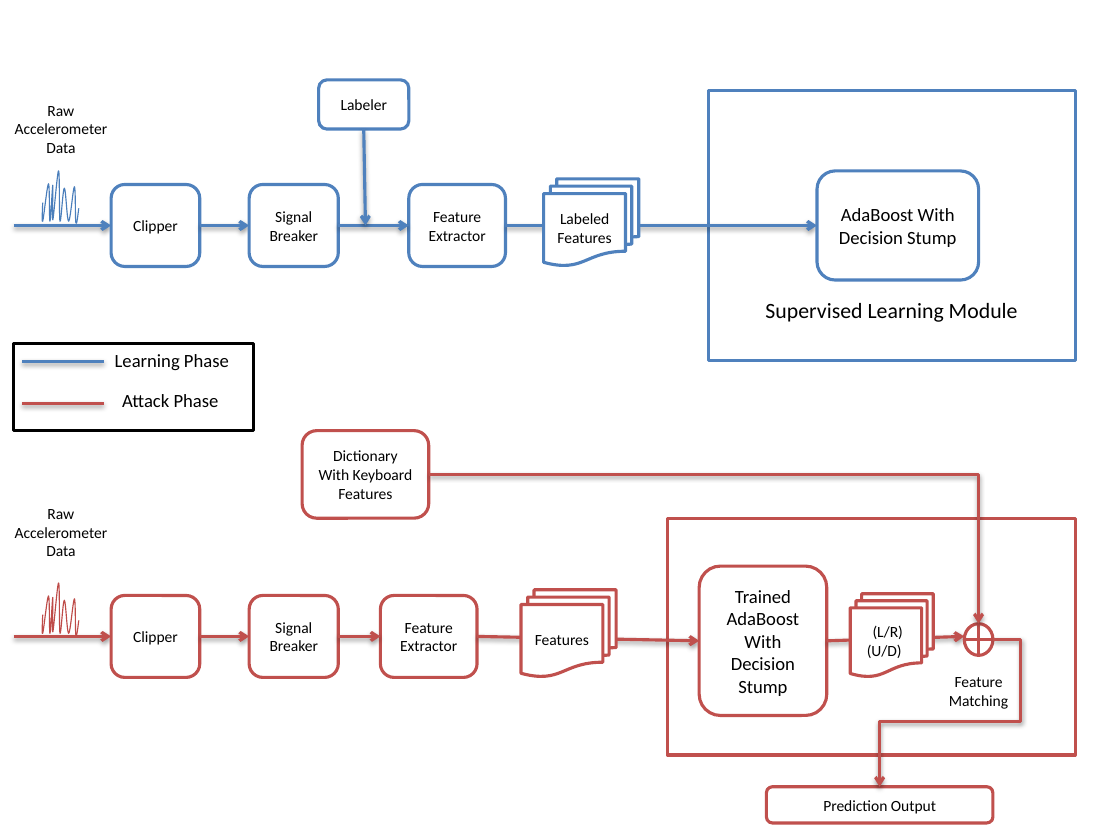
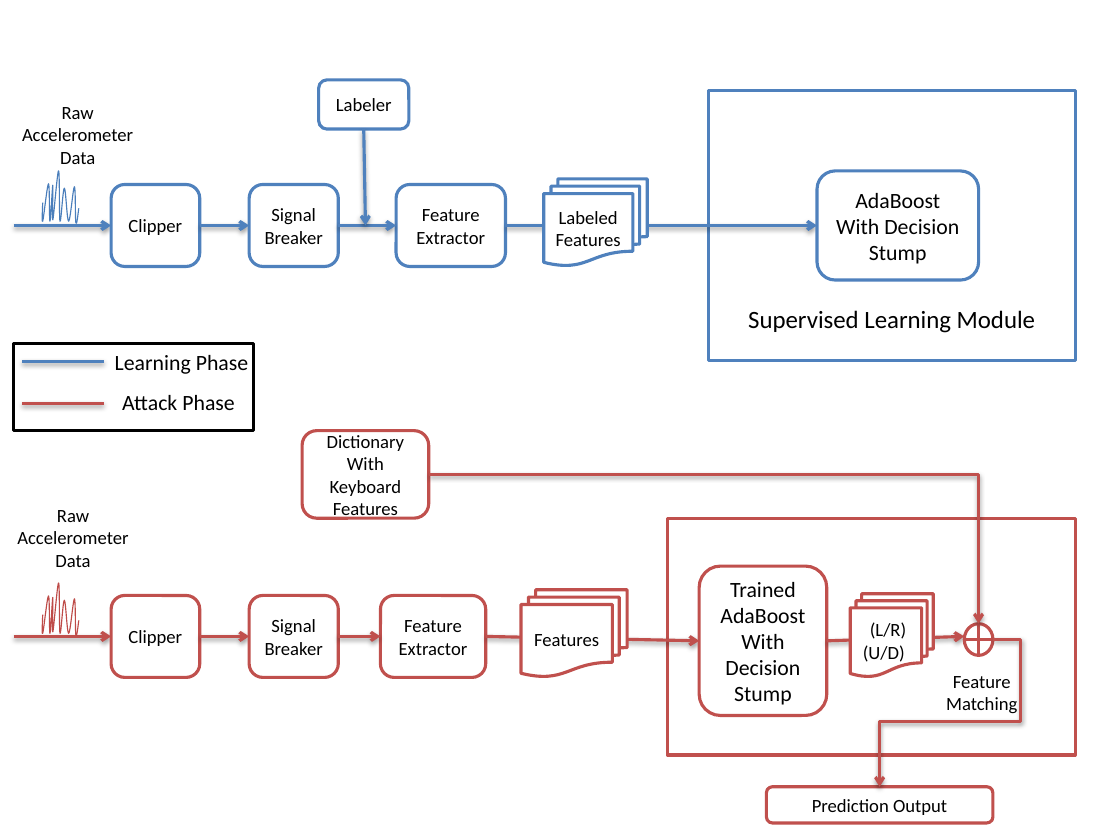
Before and after one commit to naturegirl/EavesDroid, a slide deck: slide 1 of paper/flowchart1.pptx. Drawn at 1120x840 pixels with LibreOffice and Linux fonts; fonts in the diff are those of the drawing. Boxes give left, top, right and bottom in pixels: in the first picture for what was removed or moved away, otherwise in the second. Text is boxed around its words. In the diff, an @@ line names an element or a change of style, - is before the commit and + after.

Commit message:
flowchart1 font

```diff
--- a/paper/flowchart1.pptx
+++ b/paper/flowchart1.pptx
@@ size 10 to 12 pt in 15 elements at [111,185,199,267], [249,185,338,267], [319,80,410,129], [111,596,199,678], [249,596,338,678], [302,431,429,519], [850,594,933,676], [766,786,992,822], [543,179,646,265], [381,596,486,678], [521,590,627,676], [396,185,506,267], [946,676,1017,714], [17,510,128,567], [22,107,133,164] @@
@@ rectangle "Supervised Learning Module" at [708,91,1075,361]: size 14 to 16 pt @@
@@ flow chart multidocument "Labeled": place and size @@
-flow chart multidocument "Labeled" at [543,179,638,265]
+flow chart multidocument "Labeled" at [543,179,646,265]
@@ rounded rectangle "Feature Extractor": place and size @@
-rounded rectangle "Feature Extractor" at [409,185,505,267]
+rounded rectangle "Feature Extractor" at [396,185,506,267]
@@ arrow moved from (338, 225) - (409, 225) to (338, 225) - (396, 225) @@
@@ size 12 to 14 pt in 4 elements at [816,171,978,280], [699,566,827,715], [122,395,235,410], [115,355,249,374] @@
@@ rounded rectangle "Feature Extractor": place and size @@
-rounded rectangle "Feature Extractor" at [381,596,477,678]
+rounded rectangle "Feature Extractor" at [381,596,486,678]
@@ flow chart multidocument "Features": place and size @@
-flow chart multidocument "Features" at [521,590,616,676]
+flow chart multidocument "Features" at [521,590,627,676]
@@ arrow moved from (477, 636) - (699, 641) to (486, 636) - (699, 641) @@
```
